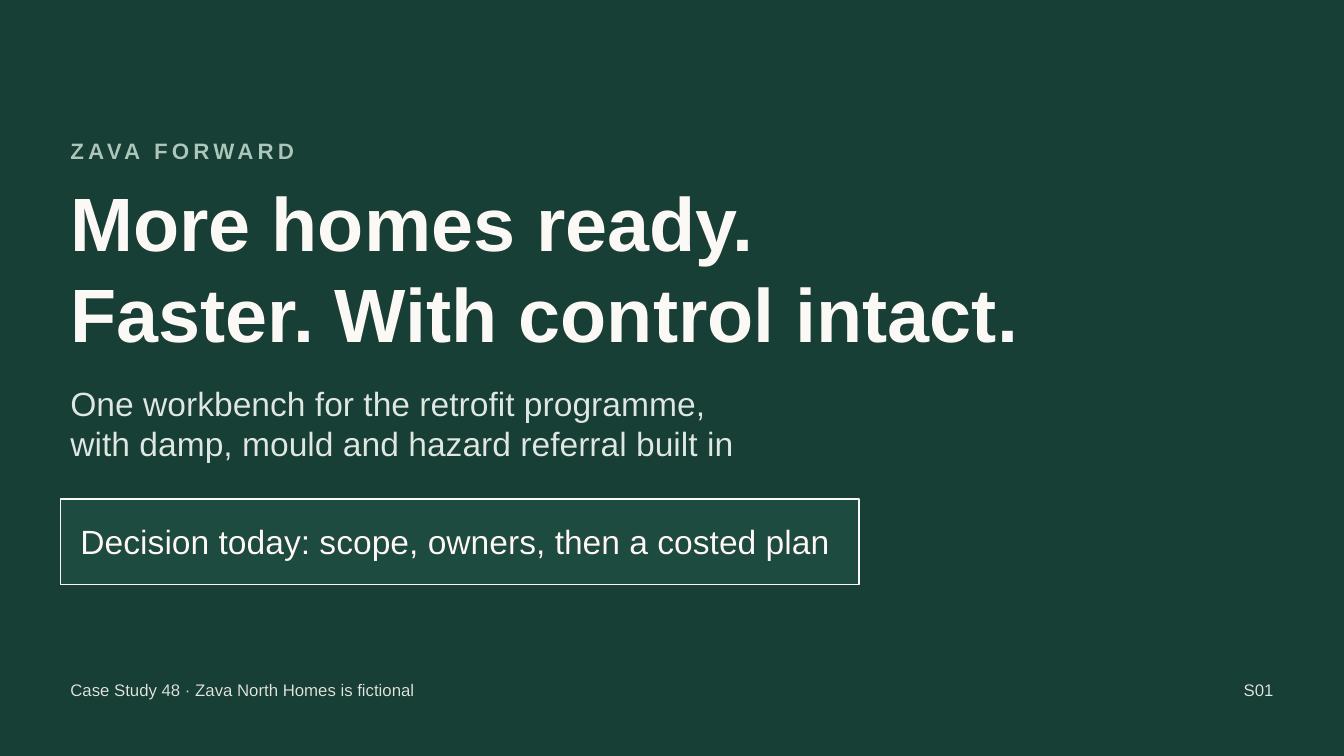
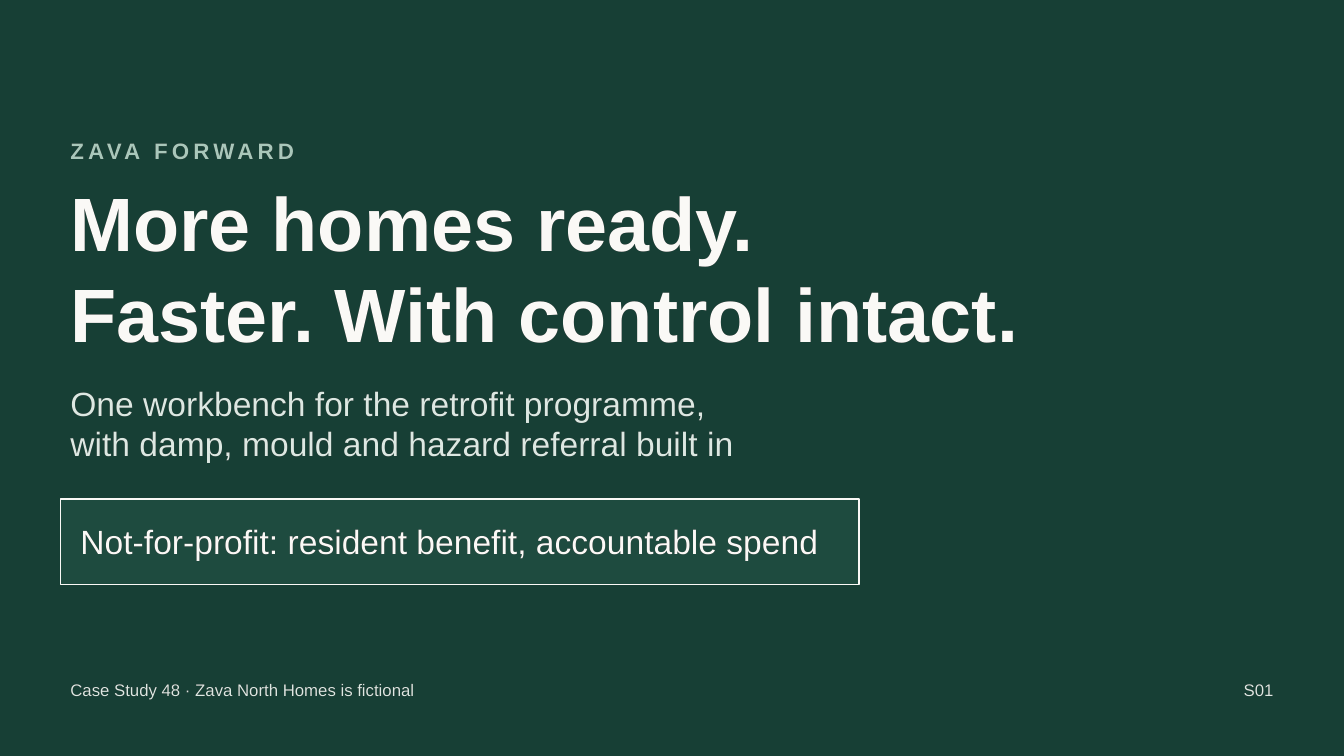
Before and after one commit to jmservera/ama, a slide deck: slide 1 of docs/capstone/deck/zava-forward-cowork-v2-draft.pptx. Drawn at 1344x756 pixels with LibreOffice and Linux fonts; fonts in the diff are those of the drawing; background and template pictures are left out. Boxes give left, top, right and bottom in pixels: in the first picture for what was removed or moved away, otherwise in the second. Text is boxed around its words. In the diff, an @@ line names an element or a change of style, - is before the commit and + after.

```diff
--- a/docs/capstone/deck/zava-forward-cowork-v2-draft.pptx
+++ b/docs/capstone/deck/zava-forward-cowork-v2-draft.pptx
@@ text at (80,529,818,561): text changed @@
-Decision today: scope, owners, then a costed plan
+Not-for-profit: resident benefit, accountable spend
```
Also in this commit, not shown: 4 other slides changed, 16 other files.
